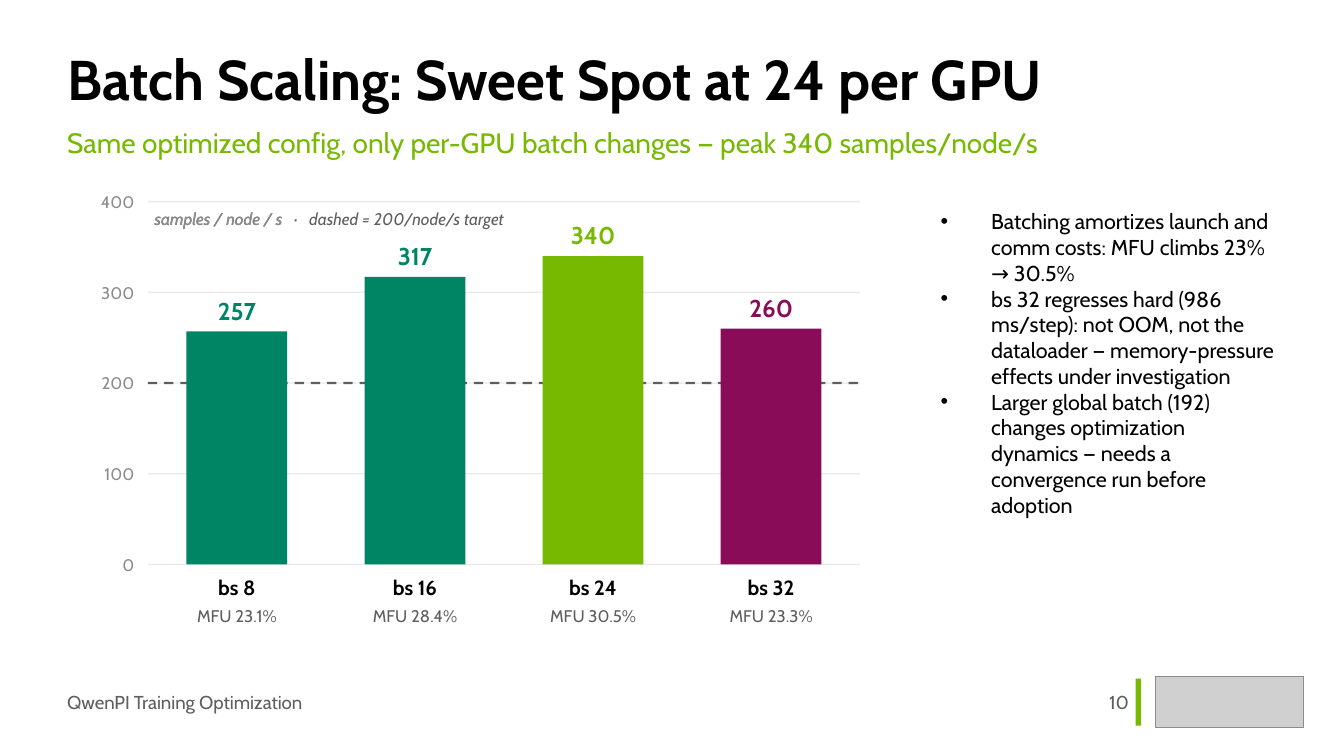
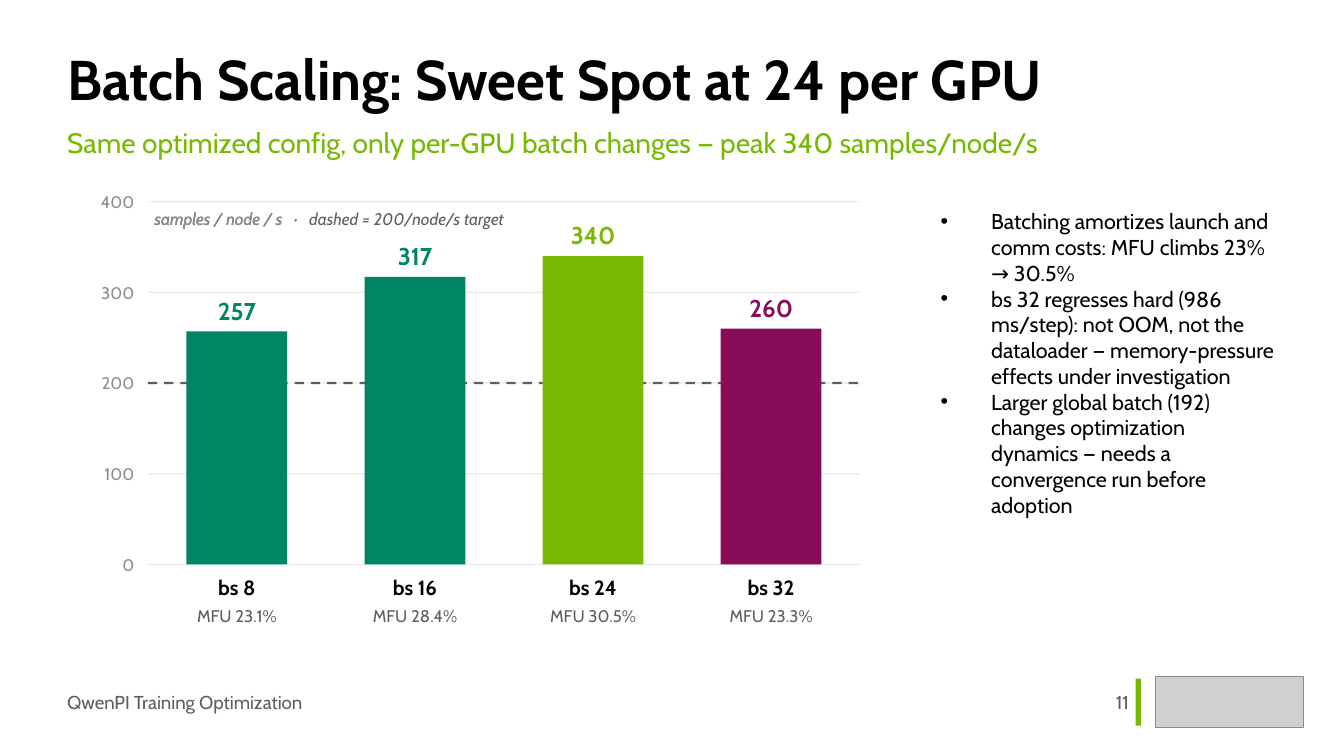
Before and after one commit to Holworth/starVLA, a slide deck: slide 11 of docs/slides/qwenpi-optimization.pptx (slide 10 before the commit). Drawn at 1344x756 pixels with LibreOffice and Linux fonts; fonts in the diff are those of the drawing; grey boxes stand for pictures. Boxes give left, top, right and bottom in pixels: in the first picture for what was removed or moved away, otherwise in the second. Text is boxed around its words. In the diff, an @@ line names an element or a change of style, - is before the commit and + after.

```diff
--- a/docs/slides/qwenpi-optimization.pptx
+++ b/docs/slides/qwenpi-optimization.pptx
@@ text at (1116, 696, 1129, 709): text changed @@
-10
+11
```
Also in this commit, not shown: 3 other slides changed, 2 slides added, 1 slide removed, 1 other file.
